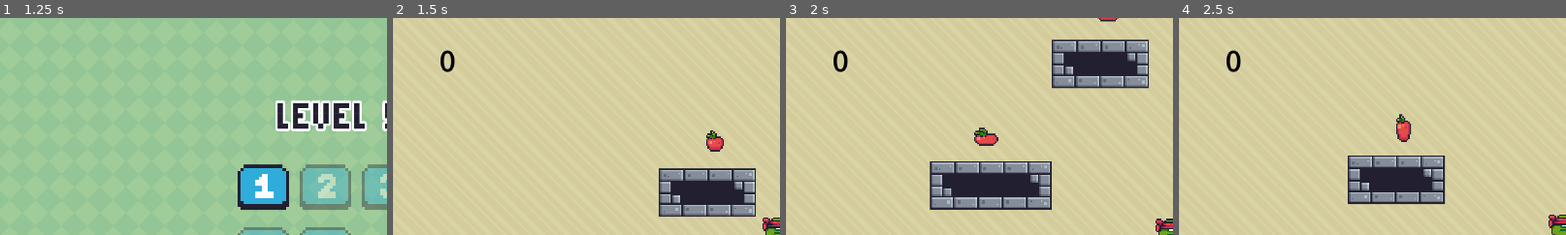
Above: before the commit, frames 1-4 (left to right).
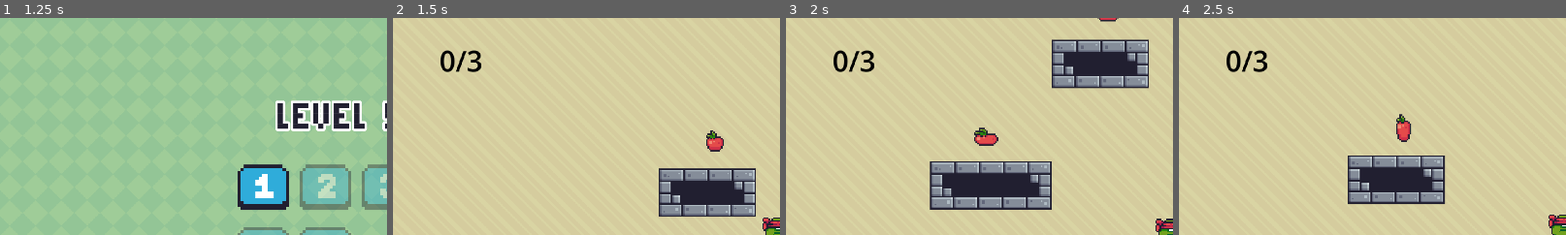
Above: after the commit, the same moments.

Repository: RasyaDevansyah/knowledge-sharing-2d-platformer
Game: Godot game, scene res://Scenes/main_menu.tscn
The game is run twice, just before and just after one commit, with the same random seed, the same clock (stepped at 60 frames per second) and the same inputs.
Inputs (mouse positions are % of the whole screen's width and height, from its top left):
- Up to frame 1 (1.25 s): click "Play" at 0.5 s
- Up to frame 2 (1.5 s): click (34, 39) at 1.25 s
- Up to frame 3 (2 s): no input
- Up to frame 4 (2.5 s): hold D (right) from 2.03 s (still down); tap Space (jump) at 2.27 s
The pictures show only the part of the screen within x 0-50%, y 0-50%; the shares and areas given below are measured in that part.

Frame 1 is identical in both runs. In frame 2, 0.3% of the frame differs, in the area x 16-23%, y 14-25%; in frame 3, 0.3%; in frame 4, 0.3%.

Commit message:
Win Condition

Diff:
--- a/GlobalPoints.gd
+++ b/GlobalPoints.gd
@@ -1,4 +1,32 @@
 extends Node
 
+enum levelState{
+
+	Lose,
+	Win,
+	Progress
+
+}
+
+signal state_changed
 
 var points : int = 0
+var totalPoints : int = 0
+var currentState : levelState
+
+
+func _physics_process(_delta: float) -> void:
+	if points >= totalPoints:
+		currentState = levelState.Win
+		state_changed.emit()
+
+
+func reset():
+	points = 0
+	totalPoints = 0
+	currentState = levelState.Progress
+
+
+func lose():
+	currentState = levelState.Lose
+	state_changed.emit()
--- a/Scenes/Apple.gd
+++ b/Scenes/Apple.gd
@@ -1,6 +1,10 @@
 extends Area2D
 
 @onready var animated_sprite_2d: AnimatedSprite2D = $AnimatedSprite2D
+
+
+func _ready() -> void:
+	GlobalPoints.totalPoints += 1
 
 func _on_body_entered(_body: Node2D) -> void:
 	animated_sprite_2d.play("collected")
--- a/Scenes/level_1.tscn
+++ b/Scenes/level_1.tscn
@@ -4,6 +4,7 @@
 [ext_resource type="Texture2D" uid="uid://bm421imjiqj6v" path="res://Assets/Terrain/Terrain (16x16).png" id="2_8ffim"]
 [ext_resource type="Texture2D" uid="uid://u05e5uxyjop4" path="res://Assets/Background/Yellow.png" id="3_xfk5q"]
 [ext_resource type="PackedScene" uid="uid://c51rg16rpunn0" path="res://Scenes/apple.tscn" id="4_7p6j4"]
+[ext_resource type="PackedScene" uid="uid://80xrde8d0ncn" path="res://Scenes/win_lose_ui.tscn" id="4_evi0p"]
 [ext_resource type="Script" uid="uid://chuy05qeqwrh7" path="res://Scenes/point_counter.gd" id="5_6444e"]
 
 [sub_resource type="TileSetAtlasSource" id="TileSetAtlasSource_xfk5q"]
@@ -285,6 +286,8 @@
 [node name="Apple3" parent="." unique_id=1370523578 instance=ExtResource("4_7p6j4")]
 position = Vector2(-123, 34)
 
+[node name="WinLoseUI" parent="." unique_id=1733717141 instance=ExtResource("4_evi0p")]
+
 [node name="CanvasLayer" type="CanvasLayer" parent="." unique_id=1309539101]
 layer = -1
 
@@ -303,10 +306,10 @@
 anchors_preset = 15
 anchor_right = 1.0
 anchor_bottom = 1.0
-offset_left = -293.9895
-offset_top = -126.010506
-offset_right = 417.12183
-offset_bottom = 273.9895
+offset_left = -269.0
+offset_top = -151.0
+offset_right = 442.11133
+offset_bottom = 249.0
 grow_horizontal = 2
 grow_vertical = 2
 texture = ExtResource("3_xfk5q")
--- a/Scenes/point_counter.gd
+++ b/Scenes/point_counter.gd
@@ -2,4 +2,4 @@
 
 
 func _physics_process(_delta: float) -> void:
-	text = str(GlobalPoints.points)
+	text = str(GlobalPoints.points) + '/' + str(GlobalPoints.totalPoints)
--- /dev/null
+++ b/Scenes/win_lose_ui.gd
@@ -0,0 +1,31 @@
+extends Control
+
+
+@onready var win_ui: Control = $WinUI
+@onready var lose_ui: Control = $LoseUI
+
+
+func _ready() -> void:
+	GlobalPoints.state_changed.connect(on_state_changed)
+
+func on_state_changed():
+	match GlobalPoints.currentState:
+
+		GlobalPoints.levelState.Lose:
+			lose_ui.show()
+			pass
+		GlobalPoints.levelState.Win:
+			win_ui.show()
+			pass
+		_:
+			win_ui.hide()
+			lose_ui.hide()
+
+
+func _on_retry_button_pressed() -> void:
+	get_tree().reload_current_scene()
+	GlobalPoints.reset()
+
+func _on_menu_button_pressed() -> void:
+	get_tree().change_scene_to_file("res://Scenes/main_menu.tscn")
+	GlobalPoints.reset()
--- /dev/null
+++ b/Scenes/win_lose_ui.tscn
@@ -0,0 +1,171 @@
+[gd_scene format=3 uid="uid://80xrde8d0ncn"]
+
+[ext_resource type="FontFile" uid="uid://c6xcyb4mcuetd" path="res://Fonts/Micro5-Regular.ttf" id="1_b2w3n"]
+[ext_resource type="Script" uid="uid://x7rb3aohicbr" path="res://Scenes/win_lose_ui.gd" id="1_ibu7b"]
+
+[sub_resource type="StyleBoxFlat" id="StyleBoxFlat_ibu7b"]
+content_margin_left = 4.0
+content_margin_top = 4.0
+content_margin_right = 4.0
+content_margin_bottom = 4.0
+bg_color = Color(0.12941177, 0.12156863, 0.1882353, 1)
+border_width_left = 3
+border_width_top = 3
+border_width_right = 3
+border_width_bottom = 3
+corner_radius_top_left = 3
+corner_radius_top_right = 3
+corner_radius_bottom_right = 3
+corner_radius_bottom_left = 3
+corner_detail = 5
+
+[sub_resource type="StyleBoxFlat" id="StyleBoxFlat_jijcf"]
+content_margin_left = 4.0
+content_margin_top = 4.0
+content_margin_right = 4.0
+content_margin_bottom = 4.0
+bg_color = Color(0.12941177, 0.12156863, 0.1882353, 1)
+border_width_left = 3
+border_width_top = 3
+border_width_right = 3
+border_width_bottom = 3
+corner_radius_top_left = 3
+corner_radius_top_right = 3
+corner_radius_bottom_right = 3
+corner_radius_bottom_left = 3
+corner_detail = 5
+
+[node name="CanvasLayer" type="CanvasLayer" unique_id=715446289]
+
+[node name="WinLoseUI" type="Control" parent="." unique_id=1733717141]
+z_index = 10
+layout_mode = 3
+anchors_preset = 15
+anchor_right = 1.0
+anchor_bottom = 1.0
+grow_horizontal = 2
+grow_vertical = 2
+script = ExtResource("1_ibu7b")
+
+[node name="WinUI" type="Control" parent="WinLoseUI" unique_id=927338066]
+visible = false
+layout_mode = 1
+anchors_preset = 15
+anchor_right = 1.0
+anchor_bottom = 1.0
+grow_horizontal = 2
+grow_vertical = 2
+
+[node name="Title" type="Label" parent="WinLoseUI/WinUI" unique_id=36258009]
+layout_mode = 1
+anchors_preset = 8
+anchor_left = 0.5
+anchor_top = 0.5
+anchor_right = 0.5
+anchor_bottom = 0.5
+offset_left = -287.0
+offset_top = -312.0
+offset_right = 287.0
+offset_bottom = -172.0
+grow_horizontal = 2
+grow_vertical = 2
+theme_override_colors/font_color = Color(0.12941177, 0.12156863, 0.1882353, 1)
+theme_override_colors/font_outline_color = Color(1, 1, 1, 1)
+theme_override_constants/line_spacing = 3
+theme_override_constants/outline_size = 22
+theme_override_fonts/font = ExtResource("1_b2w3n")
+theme_override_font_sizes/font_size = 139
+text = "You Win!"
+horizontal_alignment = 1
+uppercase = true
+
+[node name="VBoxContainer" type="VBoxContainer" parent="WinLoseUI/WinUI" unique_id=1469684682]
+layout_mode = 1
+anchors_preset = 8
+anchor_left = 0.5
+anchor_top = 0.5
+anchor_right = 0.5
+anchor_bottom = 0.5
+offset_left = -236.05005
+offset_top = -57.0
+offset_right = 236.05005
+offset_bottom = 195.0
+grow_horizontal = 2
+grow_vertical = 2
+theme_override_constants/separation = 17
+
+[node name="RetryButton" type="Button" parent="WinLoseUI/WinUI/VBoxContainer" unique_id=1616938917]
+layout_mode = 2
+theme_override_font_sizes/font_size = 45
+theme_override_styles/normal = SubResource("StyleBoxFlat_ibu7b")
+text = "Retry"
+
+[node name="MenuButton" type="Button" parent="WinLoseUI/WinUI/VBoxContainer" unique_id=1547251318]
+layout_mode = 2
+theme_override_font_sizes/font_size = 45
+theme_override_styles/normal = SubResource("StyleBoxFlat_jijcf")
+text = "Back To Menu"
+
+[node name="LoseUI" type="Control" parent="WinLoseUI" unique_id=947062076]
+visible = false
+layout_mode = 1
+anchors_preset = 15
+anchor_right = 1.0
+anchor_bottom = 1.0
+grow_horizontal = 2
+grow_vertical = 2
+
+[node name="Title" type="Label" parent="WinLoseUI/LoseUI" unique_id=1749888874]
+layout_mode = 1
+anchors_preset = 8
+anchor_left = 0.5
+anchor_top = 0.5
+anchor_right = 0.5
+anchor_bottom = 0.5
+offset_left = -287.0
+offset_top = -312.0
+offset_right = 287.0
+offset_bottom = -172.0
+grow_horizontal = 2
+grow_vertical = 2
+theme_override_colors/font_color = Color(0.12941177, 0.12156863, 0.1882353, 1)
+theme_override_colors/font_outline_color = Color(1, 1, 1, 1)
+theme_override_constants/line_spacing = 3
+theme_override_constants/outline_size = 22
+theme_override_fonts/font = ExtResource("1_b2w3n")
+theme_override_font_sizes/font_size = 139
+text = "You Lose!"
+horizontal_alignment = 1
+uppercase = true
+
+[node name="VBoxContainer" type="VBoxContainer" parent="WinLoseUI/LoseUI" unique_id=1218032180]
+layout_mode = 1
+anchors_preset = 8
+anchor_left = 0.5
+anchor_top = 0.5
+anchor_right = 0.5
+anchor_bottom = 0.5
+offset_left = -236.05005
+offset_top = -57.0
+offset_right = 236.05005
+offset_bottom = 195.0
+grow_horizontal = 2
+grow_vertical = 2
+theme_override_constants/separation = 17
+
+[node name="RetryButton" type="Button" parent="WinLoseUI/LoseUI/VBoxContainer" unique_id=912448736]
+layout_mode = 2
+theme_override_font_sizes/font_size = 45
+theme_override_styles/normal = SubResource("StyleBoxFlat_ibu7b")
+text = "Retry"
+
+[node name="MenuButton" type="Button" parent="WinLoseUI/LoseUI/VBoxContainer" unique_id=759302221]
+layout_mode = 2
+theme_override_font_sizes/font_size = 45
+theme_override_styles/normal = SubResource("StyleBoxFlat_jijcf")
+text = "Back To Menu"
+
+[connection signal="pressed" from="WinLoseUI/WinUI/VBoxContainer/RetryButton" to="WinLoseUI" method="_on_retry_button_pressed"]
+[connection signal="pressed" from="WinLoseUI/WinUI/VBoxContainer/MenuButton" to="WinLoseUI" method="_on_menu_button_pressed"]
+[connection signal="pressed" from="WinLoseUI/LoseUI/VBoxContainer/RetryButton" to="WinLoseUI" method="_on_retry_button_pressed"]
+[connection signal="pressed" from="WinLoseUI/LoseUI/VBoxContainer/MenuButton" to="WinLoseUI" method="_on_menu_button_pressed"]
Not shown, added: Scenes/win_lose_ui.gd.uid
